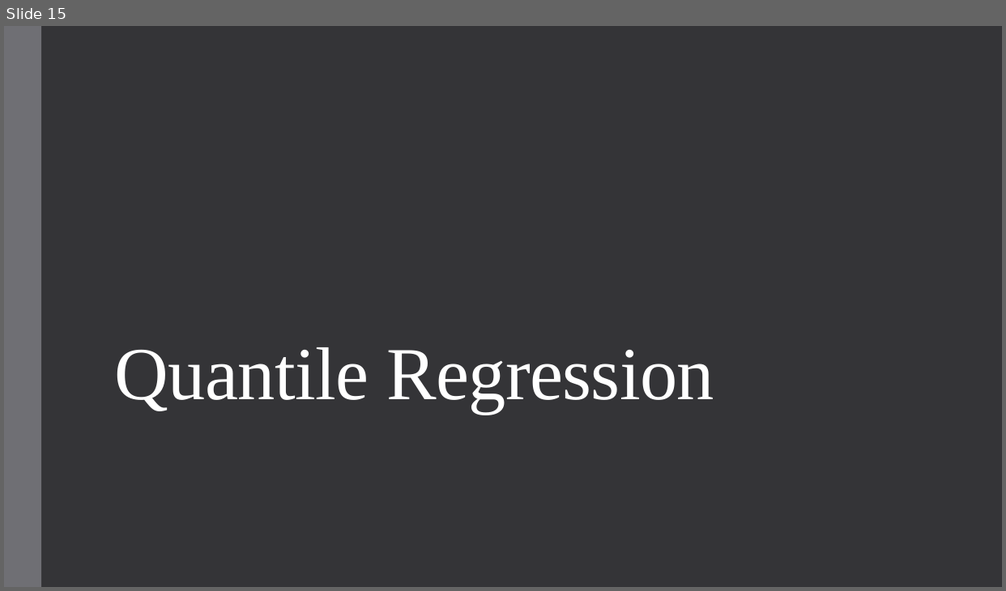
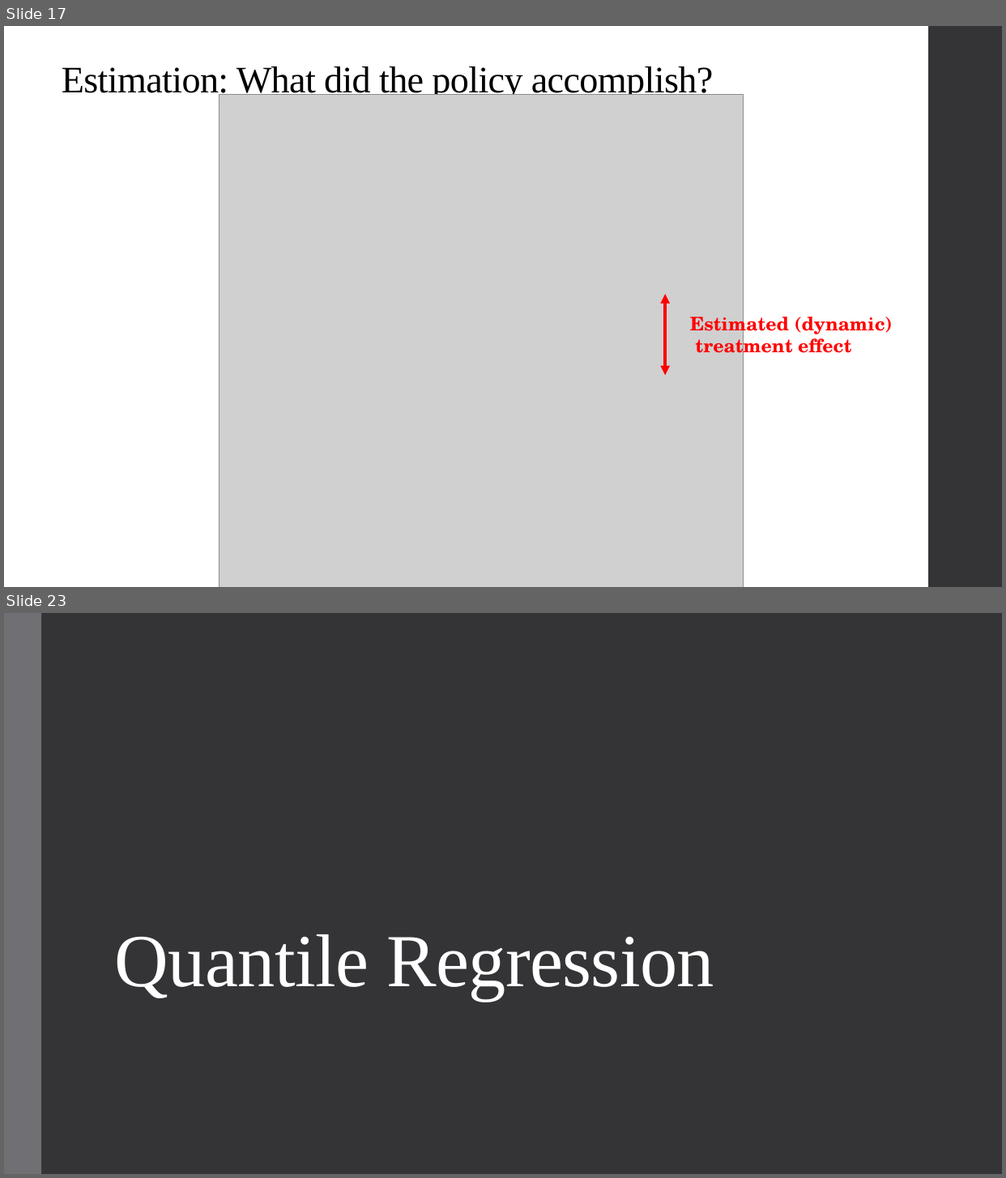
Before and after one commit to qiufei/fork-HAD5744, a slide deck: Lecture10_SyntheticControl_QuantileRegression/Lecture10_SyntheticControl_QuantileRegression.pptx. Shown one above the other, each under a label of ours: slide 15 before the commit, slides 17 and 23 after it; the slides between them are not shown. The pictures are 1006x591 and 1006x1178 pixels, drawn with LibreOffice and Linux fonts; fonts in the diff are those of the drawing; grey boxes stand for pictures. Boxes give left, top, right and bottom in pixels: in the first picture for what was removed or moved away, otherwise in the second. Text is boxed around its words. In the diff, an @@ line names an element or a change of style, - is before the commit and + after.

```diff
--- a/Lecture10_SyntheticControl_QuantileRegression/Lecture10_SyntheticControl_QuantileRegression.pptx
+++ b/Lecture10_SyntheticControl_QuantileRegression/Lecture10_SyntheticControl_QuantileRegression.pptx
@@ slide 17 added at (4, 26, 1002, 587), background #FFFFFF @@
@@ rectangle added at (928, 26, 1002, 587), fill #353537 @@
@@ title added at (62, 66, 713, 100), 36 pt, text #000000 @@
+Estimation: What did the policy accomplish?
@@ picture added at (219, 95, 744, 587) @@
@@ double arrow added from (665, 294) to (665, 376), #FF0000 3 pt @@
@@ text added at (690, 311, 893, 360), 18 pt, text #FF0000, bold @@
+Estimated (dynamic)
+treatment effect
@@ what was slide 15 is now slide 23 @@
```
Also in this commit, not shown: 2 slides changed, 37 other slides added, 13 slides removed, 31 other files.
